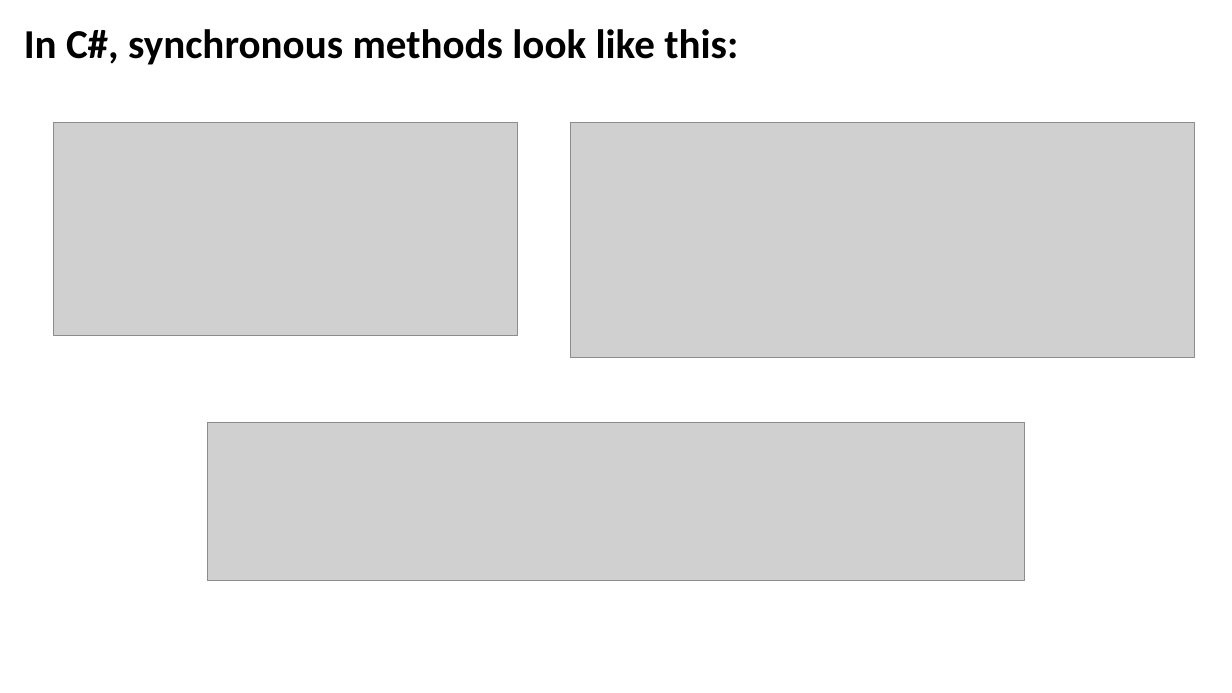
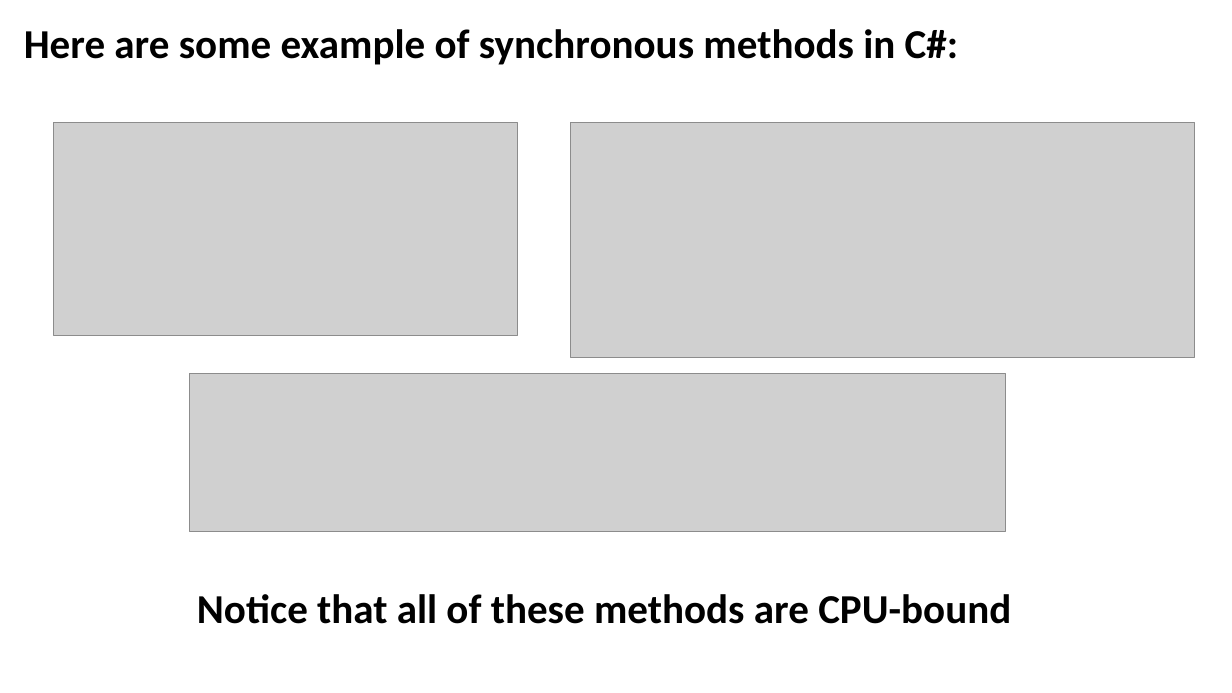
Before and after one commit to JoshKain/AsyncAwaitQuiz, a slide deck: slide 12 of Async and await presentation.pptx (slide 4 before the commit). Drawn at 1232x693 pixels with LibreOffice and Linux fonts; fonts in the diff are those of the drawing; grey boxes stand for pictures. Boxes give left, top, right and bottom in pixels: in the first picture for what was removed or moved away, otherwise in the second. Text is boxed around its words. In the diff, an @@ line names an element or a change of style, - is before the commit and + after.

Commit message:
Improved slides, added more details on synchronous vs asynchronous code, CPU-bound vs I/O-bound

```diff
--- a/Async and await presentation.pptx
+++ b/Async and await presentation.pptx
@@ text at <box>24,29,958,65</box>: text changed @@
-In C#, synchronous methods look like this:
+Here are some example of synchronous methods in C#:
@@ picture: place and size @@
-picture at <box>208,422,1024,580</box>
+picture at <box>189,373,1006,531</box>
@@ text added at <box>197,594,1011,624</box>, 32 pt, text #000000, bold @@
+Notice that all of these methods are CPU-bound
```
Also in this commit, not shown: 5 other slides changed, 5 slides added.
